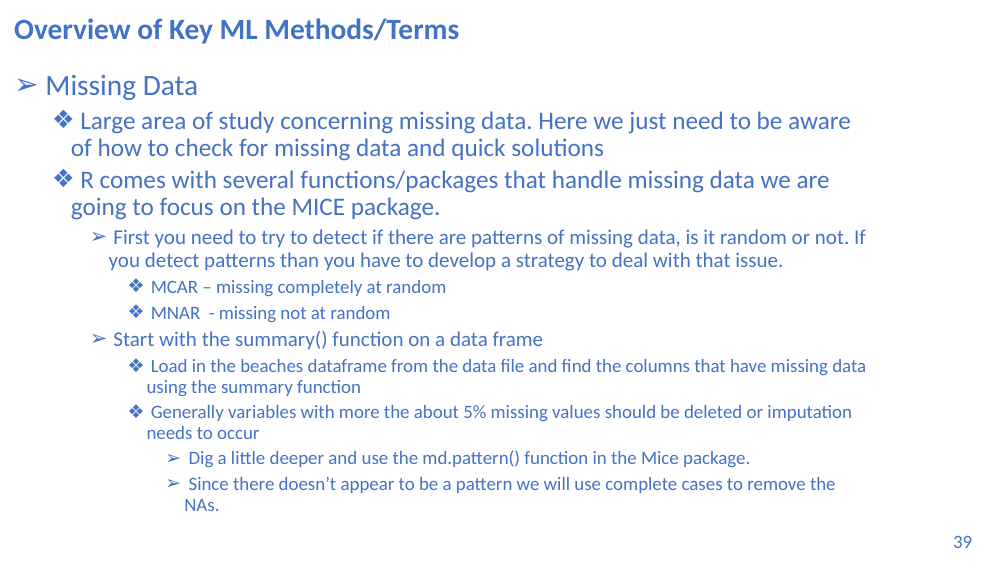
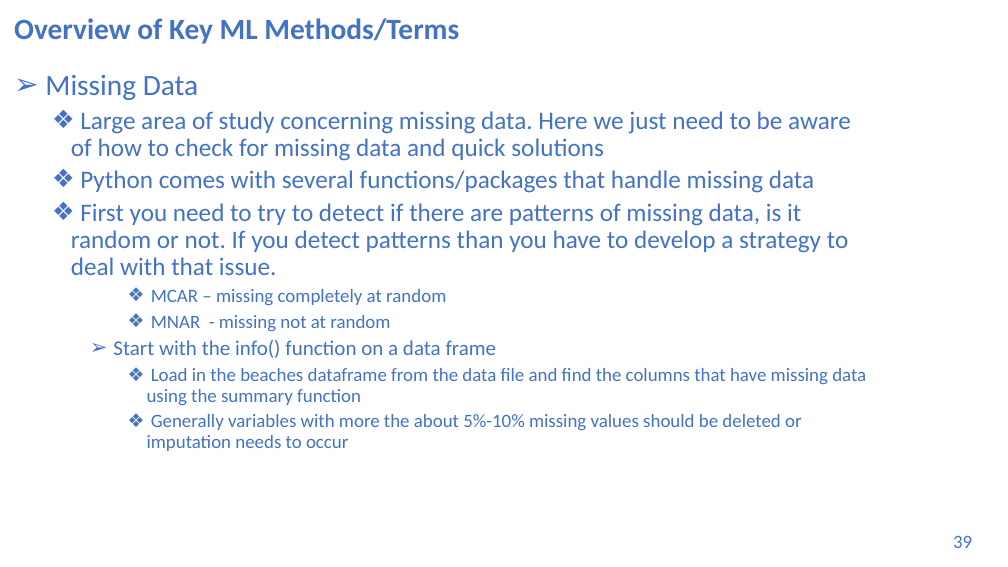
Before and after one commit to wloving77/Fall2023Classes, a slide deck: slide 39 of foundations_of_machine_learning/DS-3001/05_ML_Concepts_II_Data_Prep/machine_learning_bootcamp.pptx. Drawn at 1008x567 pixels with LibreOffice and Linux fonts; fonts in the diff are those of the drawing. Boxes give left, top, right and bottom in pixels: in the first picture for what was removed or moved away, otherwise in the second. Text is boxed around its words. In the diff, an @@ line names an element or a change of style, - is before the commit and + after.

```diff
--- a/foundations_of_machine_learning/DS-3001/05_ML_Concepts_II_Data_Prep/machine_learning_bootcamp.pptx
+++ b/foundations_of_machine_learning/DS-3001/05_ML_Concepts_II_Data_Prep/machine_learning_bootcamp.pptx
@@ text at [80, 170, 814, 193]: text changed @@
-  ❖ R comes with several functions/packages that handle missing data we are going to focus on the MICE package.
+  ❖ Python comes with several functions/packages that handle missing data
@@ text at [71, 203, 849, 275]: size 20 to 24 pt in "First you need to try to detect ..."; bullet ➢ to ❖; list level 3 to 2 in "First you need to try ..." @@
@@ text at [113, 340, 497, 358]: text changed @@
-    ➢ Start with the summary() function on a data frame
+    ➢ Start with the info() function on a data frame
@@ text at [147, 414, 802, 451]: text changed @@
-      ❖ Generally variables with more the about 5% missing values should be deleted or imputation needs to occur
-        ➢ Dig a little deeper and use the md.pattern() function in the Mice package.
-        ➢ Since there doesn’t appear to be a pattern we will use complete cases to remove the NAs.
+      ❖ Generally variables with more the about 5%-10% missing values should be deleted or imputation needs to occur
```
Also in this commit, not shown: 6 other slides changed, 28 other files.
